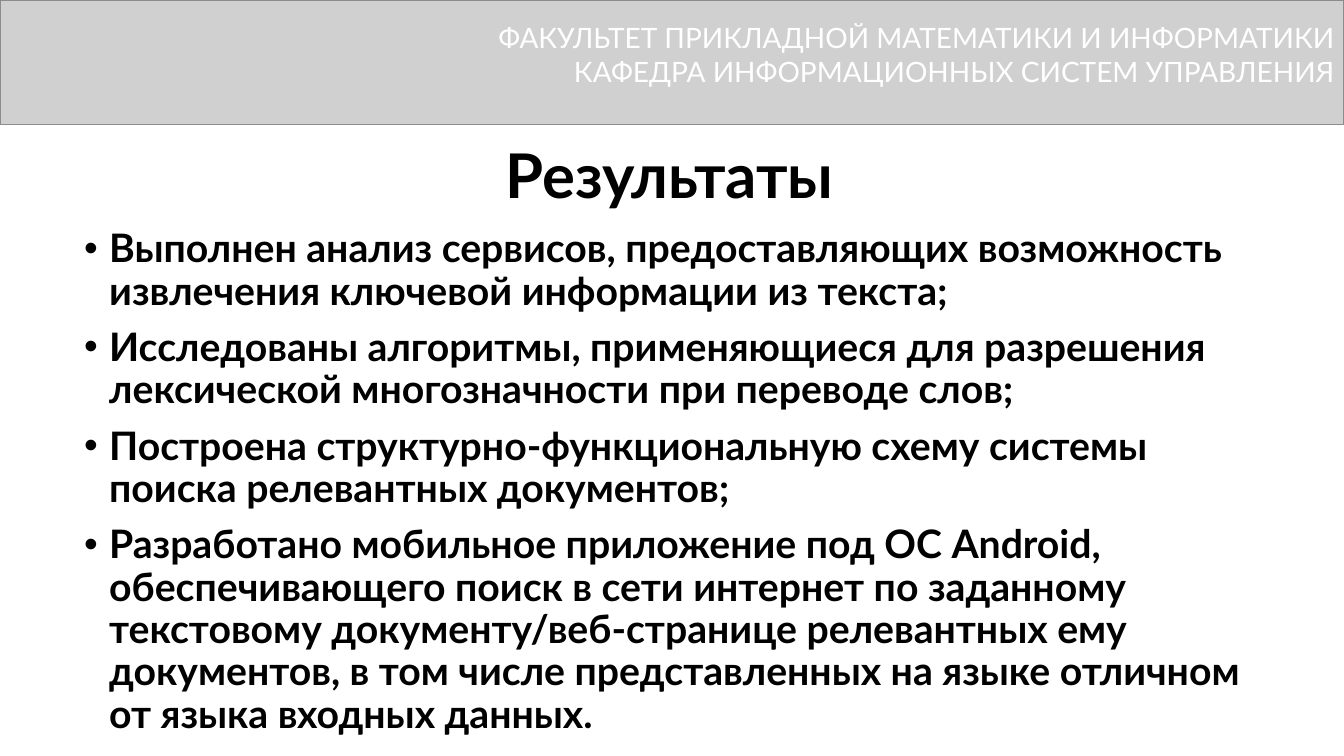
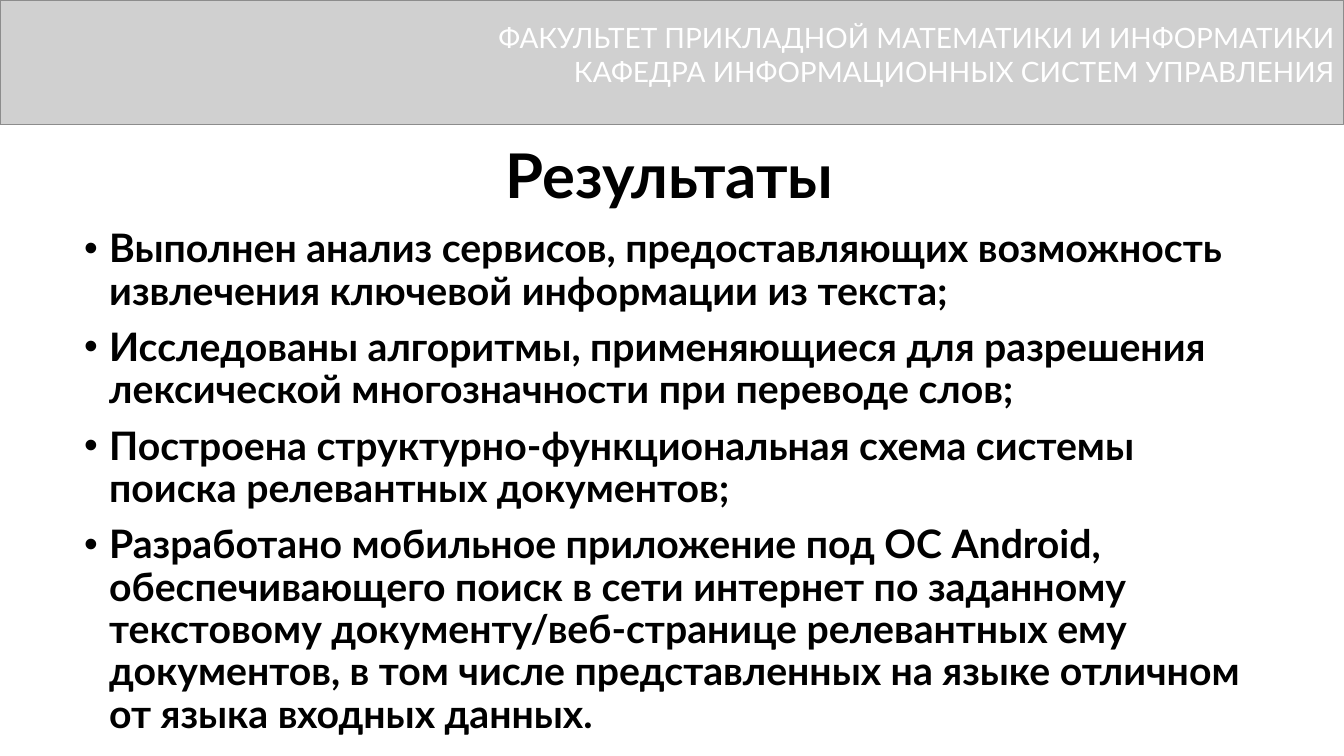
Before and after one commit to DimkaFPM/diplom, a slide deck: slide 12 of presentetion.pptx. Drawn at 1344x756 pixels with LibreOffice and Linux fonts; fonts in the diff are those of the drawing; grey boxes stand for pictures. Boxes give left, top, right and bottom in pixels: in the first picture for what was removed or moved away, otherwise in the second. Text is boxed around its words. In the diff, an @@ line names an element or a change of style, - is before the commit and + after.

```diff
--- a/presentetion.pptx
+++ b/presentetion.pptx
@@ text at box(109, 431, 1134, 509): text changed @@
-• Построена структурно-функциональную схему системы поиска релевантных документов;
+• Построена структурно-функциональная схема системы поиска релевантных документов;
```
Also in this commit, not shown: 2 other slides changed, 1 other file.
